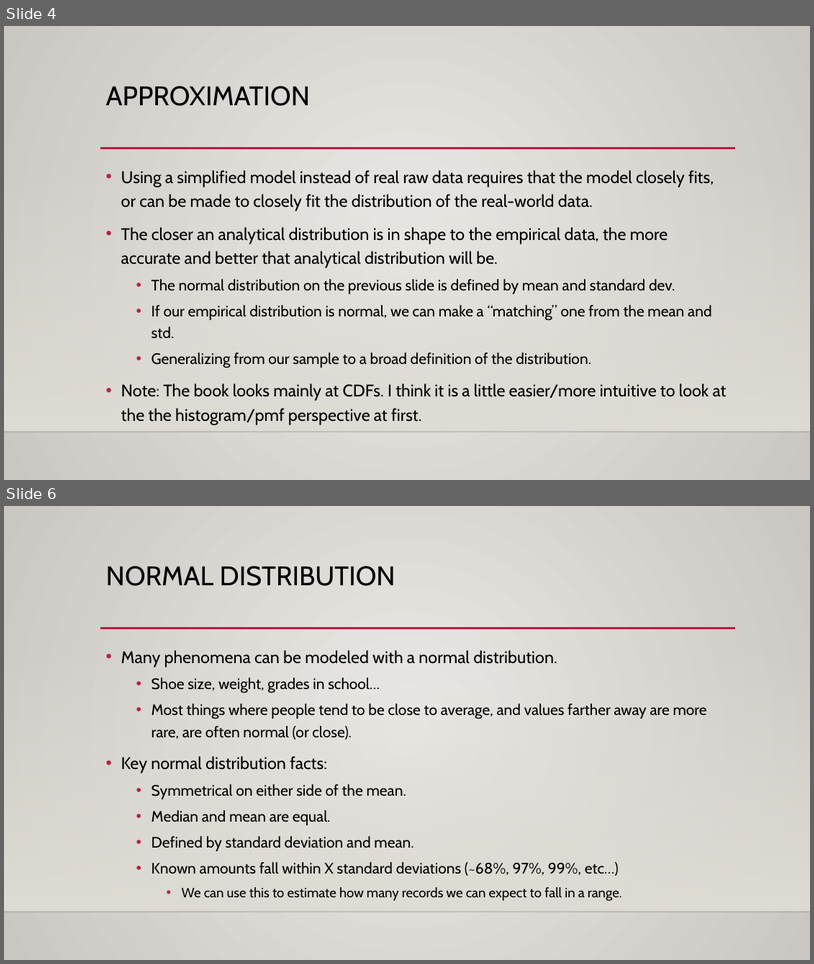
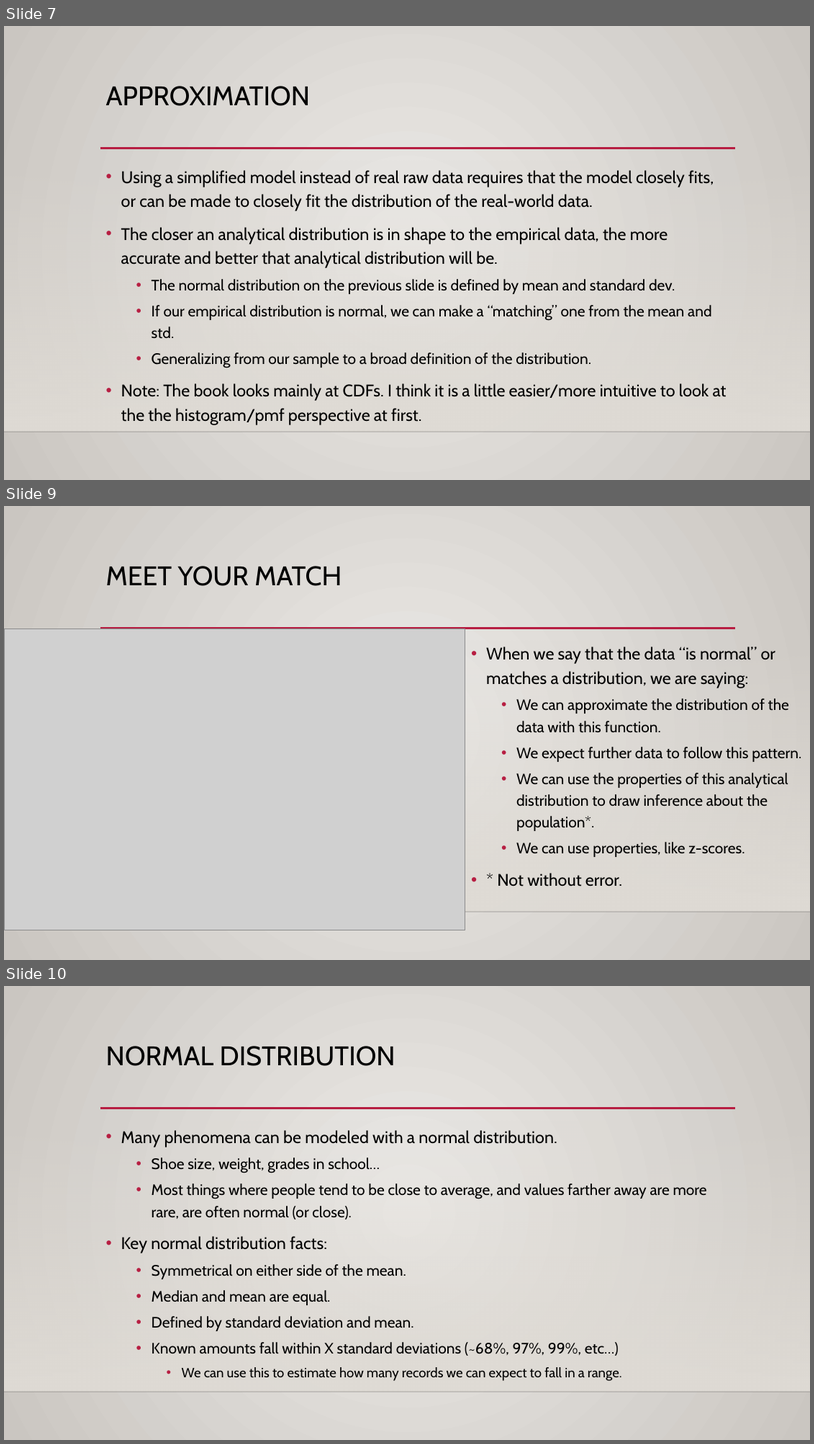
Before and after one commit to SedemSetor/Basic_Stats_in_Python_Student_Repository, a slide deck: reference_material/slides/008_Analytical_Distributions.pptx. Shown one above the other, each under a label of ours: slides 4 and 6 before the commit, slides 7, 9 and 10 after it; the slides between them are not shown. The pictures are 814x964 and 814x1444 pixels, drawn with LibreOffice and Linux fonts; fonts in the diff are those of the drawing; grey boxes stand for pictures; background and template pictures are left out. Boxes give left, top, right and bottom in pixels: in the first picture for what was removed or moved away, otherwise in the second. Text is boxed around its words. In the diff, an @@ line names an element or a change of style, - is before the commit and + after.

```diff
--- a/reference_material/slides/008_Analytical_Distributions.pptx
+++ b/reference_material/slides/008_Analytical_Distributions.pptx
@@ slide 9 added at <box>4,506,810,960</box>, background gradient #ECEAE7 to #CAC7C1; not listed: 3 template elements that a slide beside it also shows @@
@@ title added at <box>106,566,342,586</box>, 32 pt, text #000000 @@
+MEET YOUR MATCH
@@ picture added at <box>4,629,466,930</box> @@
@@ text added at <box>486,646,802,886</box>, 18 pt, text #000000 @@
+• When we say that the data “is normal” or matches a distribution, we are saying:
+  • We can approximate the distribution of the data with this function.
+  • We expect further data to follow this pattern.
+  • We can use the properties of this analytical distribution to draw inference about the population*.
+  • We can use properties, like z-scores.
+• * Not without error.
@@ what was slide 4 is now slide 7 @@
@@ what was slide 6 is now slide 10 @@
```
Also in this commit, not shown: 7 slides changed, 12 other slides added, 6 other files.
